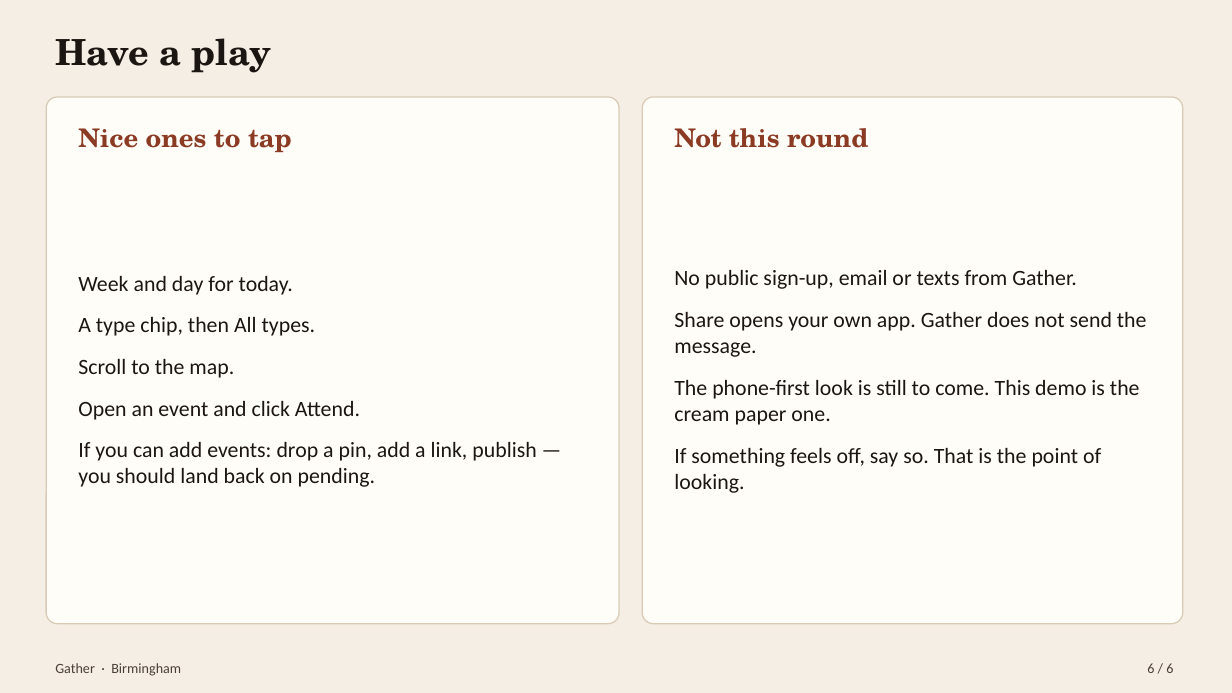
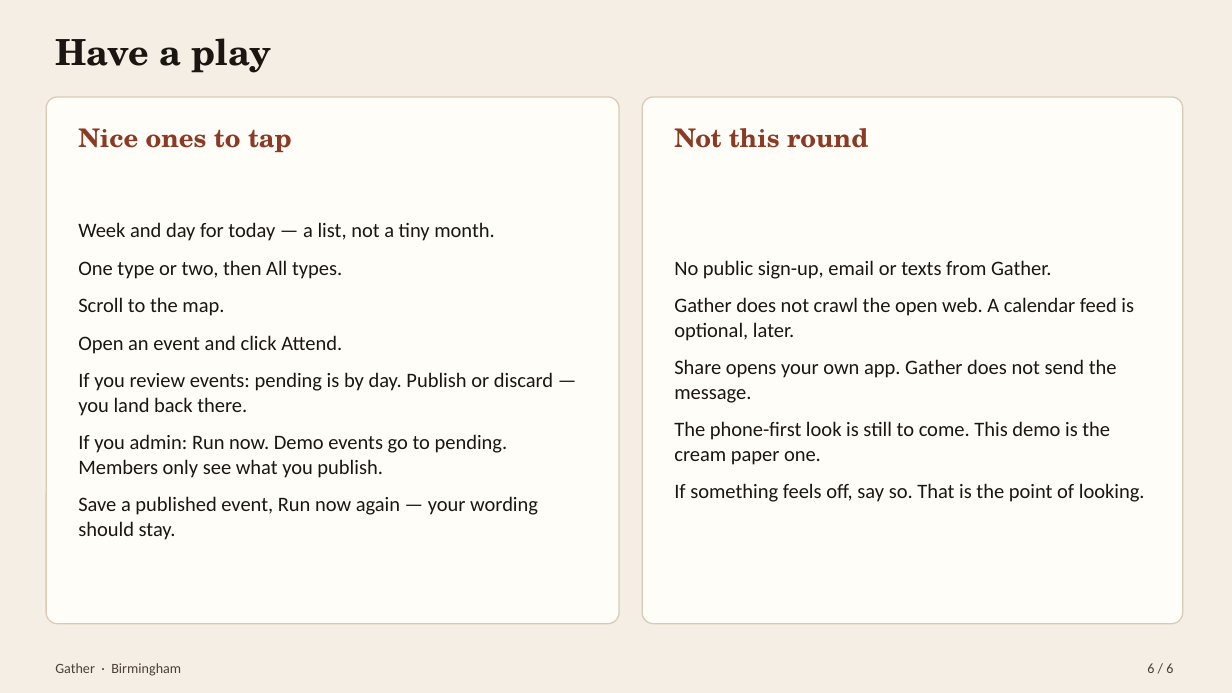
Before and after one commit to ai-xps/comms_events_v1, a slide deck: slide 6 of docs/presentation/Gather-tester-guide.pptx. Drawn at 1232x693 pixels with LibreOffice and Linux fonts; fonts in the diff are those of the drawing. Boxes give left, top, right and bottom in pixels: in the first picture for what was removed or moved away, otherwise in the second. Text is boxed around its words. In the diff, an @@ line names an element or a change of style, - is before the commit and + after.

```diff
--- a/docs/presentation/Gather-tester-guide.pptx
+++ b/docs/presentation/Gather-tester-guide.pptx
@@ text "Week and day for today ...": place and size @@
-text "Week and day for today ..." at box(78, 276, 536, 487)
+text "Week and day for today ..." at box(78, 222, 553, 540)
@@ text "No public sign-up, email or ...": place and size @@
-text "No public sign-up, email or ..." at box(674, 270, 1147, 493)
+text "No public sign-up, email or ..." at box(674, 260, 1145, 502)
@@ text at box(78, 222, 494, 279): text changed; size 17 to 16 pt @@
-Week and day for today.
-A type chip, then All types.
+Week and day for today — a list, not a tiny month.
+One type or two, then All types.
@@ text at box(674, 260, 1145, 502): size 17 to 16 pt in "No public sign-up, email or texts from ...", "Share opens your own app. Gather does ...", "The phone-first look is still to come. ...", "If something feels off, say so. That ..."; less space between paragraphs @@
@@ text at box(78, 297, 342, 354): size 17 to 16 pt in "Scroll to the map.", "Open an event and click Attend."; less space between paragraphs @@
@@ text at box(674, 297, 1134, 341): paragraph added @@
+Gather does not crawl the open web. A calendar feed is optional, later.
@@ text at box(78, 372, 553, 540): text changed; size 17 to 16 pt @@
-If you can add events: drop a pin, add a link, publish — you should land back on pending.
+If you review events: pending is by day. Publish or discard — you land back there.
+If you admin: Run now. Demo events go to pending. Members only see what you publish.
+Save a published event, Run now again — your wording should stay.
```
Also in this commit, not shown: 1 other slide changed, 33 other files.
